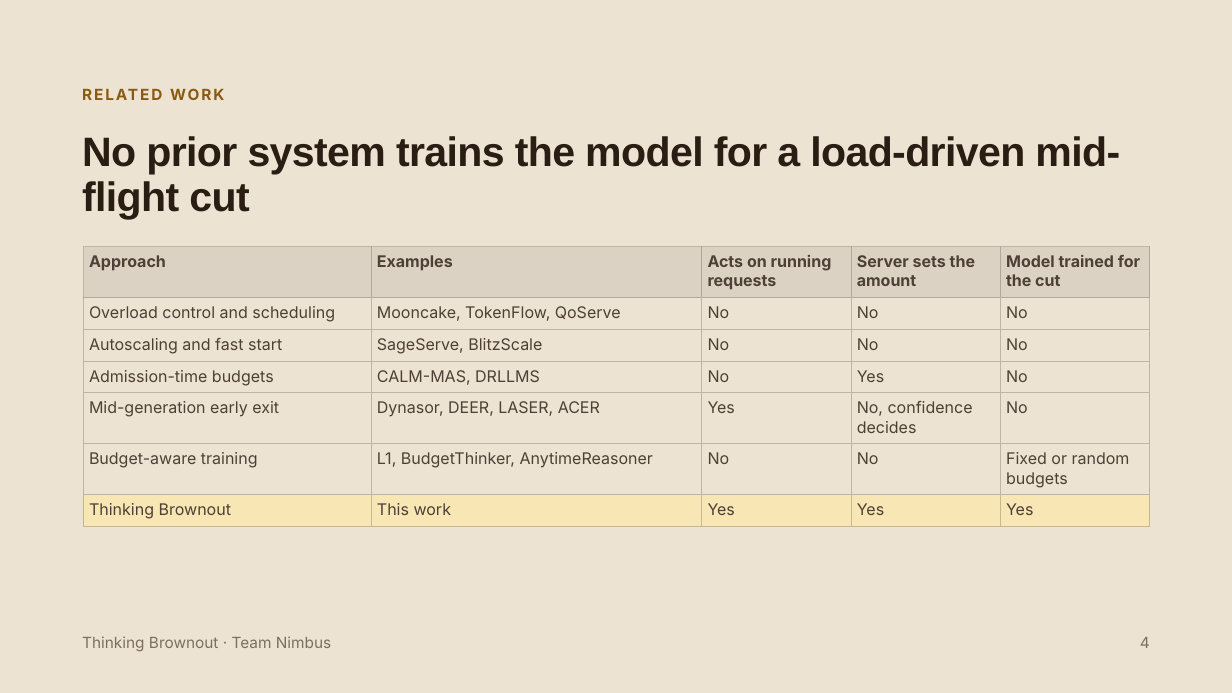
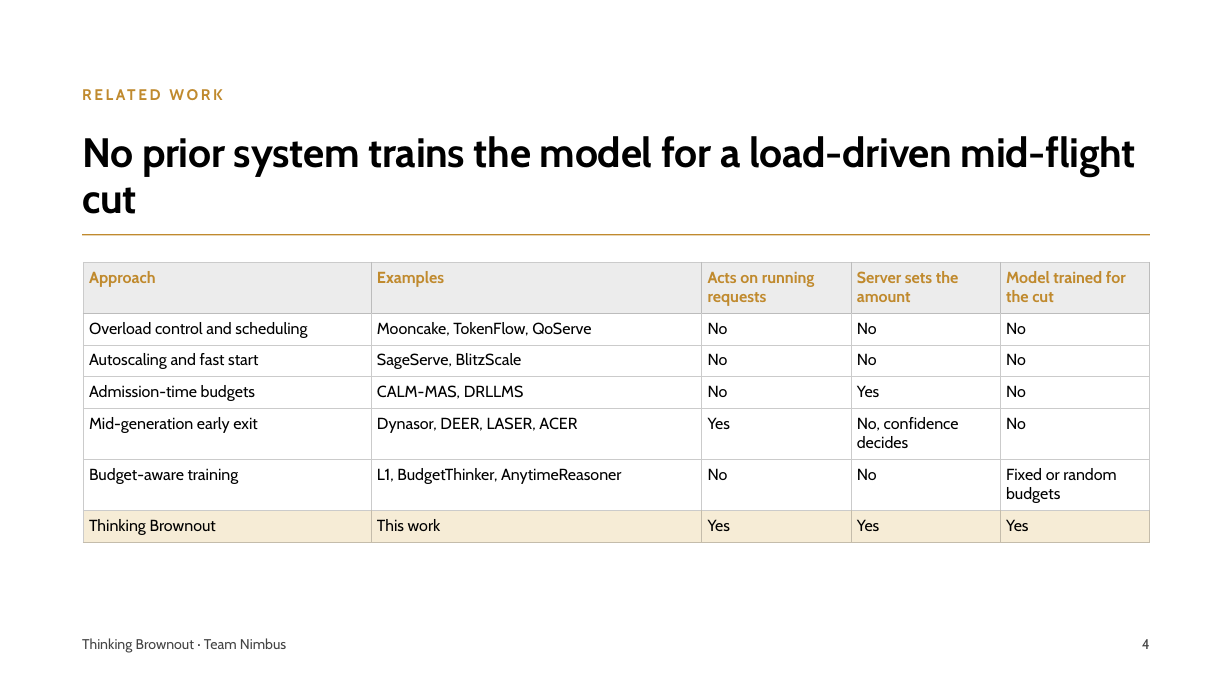
Before and after one commit to pyangyu/team1_nimbus_copy, a slide deck: slide 4 of Symposium Slides.pptx. Drawn at 1232x693 pixels with LibreOffice and Linux fonts; fonts in the diff are those of the drawing. Boxes give left, top, right and bottom in pixels: in the first picture for what was removed or moved away, otherwise in the second. Text is boxed around its words. In the diff, an @@ line names an element or a change of style, - is before the commit and + after.

Commit message:
Symposium Slides: score-rank-cut architecture, 27B training, use cases, white theme

```diff
--- a/Symposium Slides.pptx
+++ b/Symposium Slides.pptx
@@ background #EDE3D2 to #FFFFFF @@
@@ text "RELATED WORK" at (x1=82, y1=82, x2=1182, y2=106): font Inter to Cabin, text colour #8A5A12 to #C08A2E, letter spacing 1.5 to 2 pt @@
@@ title "No prior system trains the ..." at (x1=82, y1=136, x2=1136, y2=214): font Arial to Cabin, text colour #2A1D14 to #000000, letter spacing -0.5 to -0.2 pt; line spacing 35.2pt to 35.8pt @@
@@ line added from (82, 235) to (1150, 235), #C08A2E 1 pt @@
@@ table at (x1=83, y1=262, x2=1152, y2=543) @@
@@ fill #DCD2C3 to #ECECEC in row 1 @@
@@ fill #F8E6B4 to #F6ECD6 in row 7 @@
@@ font Inter to Cabin @@
@@ text colour #4E4036 to #C08A2E in "Approach", "Examples", "Acts on running requests", "Server sets the amount" and 1 more places @@
@@ text colour #4E4036 to #000000 in "Overload control and scheduling", "Mooncake, TokenFlow, QoServe", "No", "No" and 26 more places @@
@@ borders changed @@
@@ table moved from (x1=83, y1=247, x2=1152, y2=527) to (x1=83, y1=262, x2=1152, y2=543) @@
@@ text "Thinking Brownout · Team Nimbus" at (x1=82, y1=638, x2=286, y2=652): size 12 to 11 pt, font Inter to Cabin, text colour #7C6E62 to #444444; line spacing 16.8pt to 15.4pt @@
@@ text "4" at (x1=1142, y1=639, x2=1150, y2=649): size 12 to 11 pt, font Inter to Cabin, text colour #7C6E62 to #444444; line spacing 16.8pt to 15.4pt @@
```
Also in this commit, not shown: 5 other slides changed, 2 slides added, 1 slide removed.
